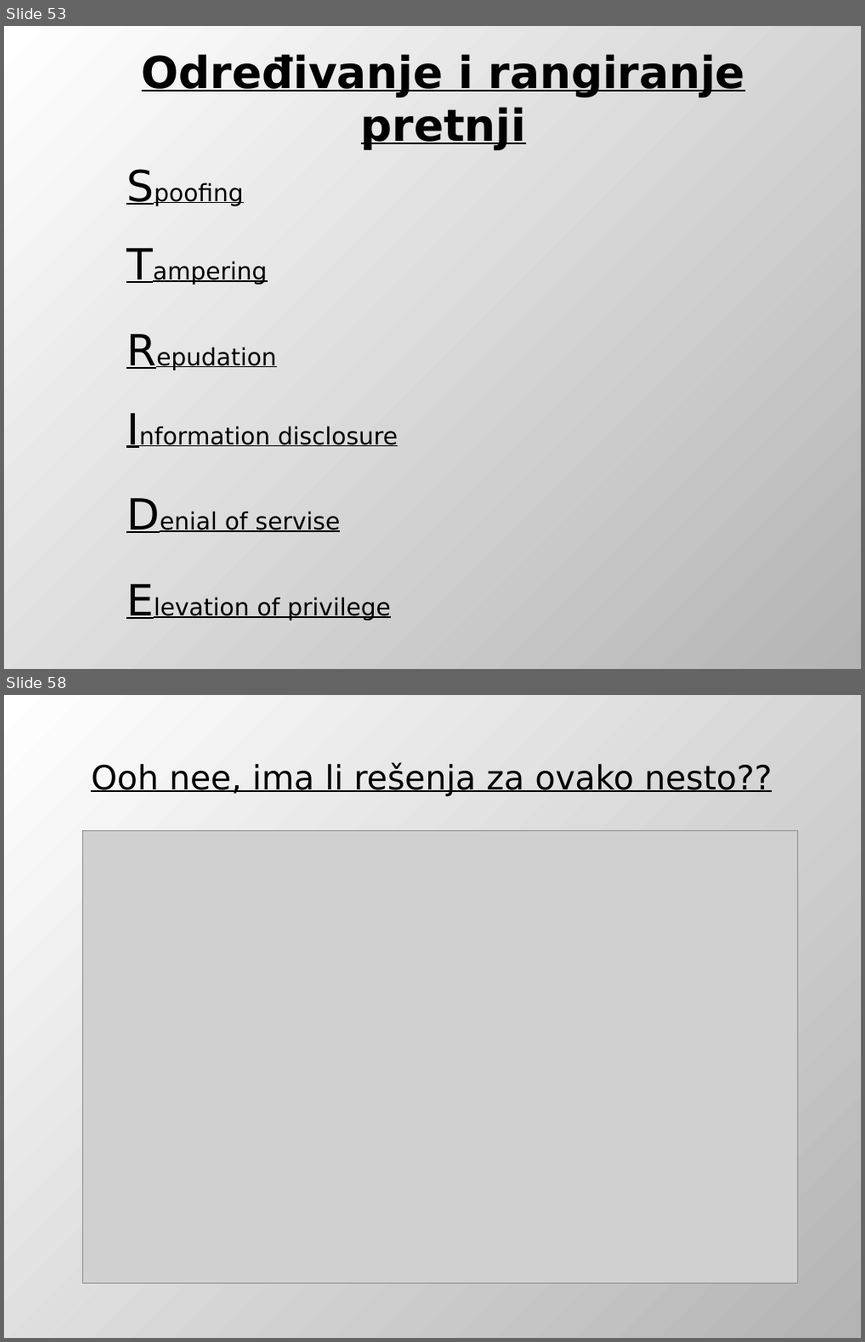
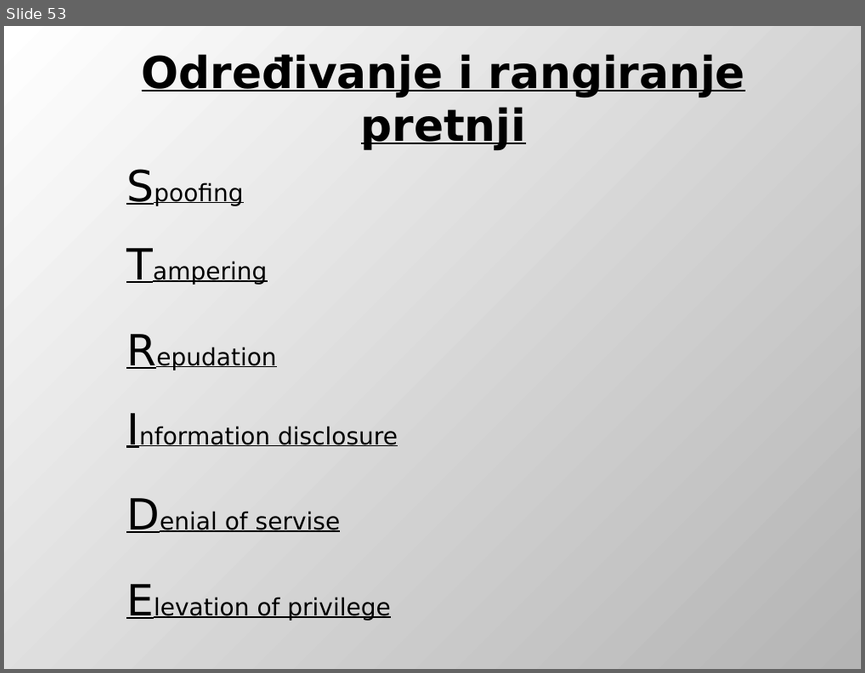
Before and after one commit to DejanUrosevic/XML-Projekat, a slide deck: Model Pretnji.pptx. Shown one above the other, each under a label of ours: slides 53 and 58 before the commit, slide 53 after it; the slides between them are not shown. The pictures are 865x1342 and 865x673 pixels, drawn with LibreOffice and Linux fonts; fonts in the diff are those of the drawing; grey boxes stand for pictures. Boxes give left, top, right and bottom in pixels: in the first picture for what was removed or moved away, otherwise in the second. Text is boxed around its words. In the diff, an @@ line names an element or a change of style, - is before the commit and + after.

```diff
--- a/Model Pretnji.pptx
+++ b/Model Pretnji.pptx
@@ slide 58 removed at [4,695,861,1338], background gradient #FFFFFF to #B4B4B4 @@
@@ text removed at [91,762,772,796] @@
-Ooh nee, ima li rešenja za ovako nesto??
@@ picture removed at [83,830,797,1282] @@
```
Also in this commit, not shown: 2 slides changed, 1 slide added, 8 other slides removed, 3 other files.
